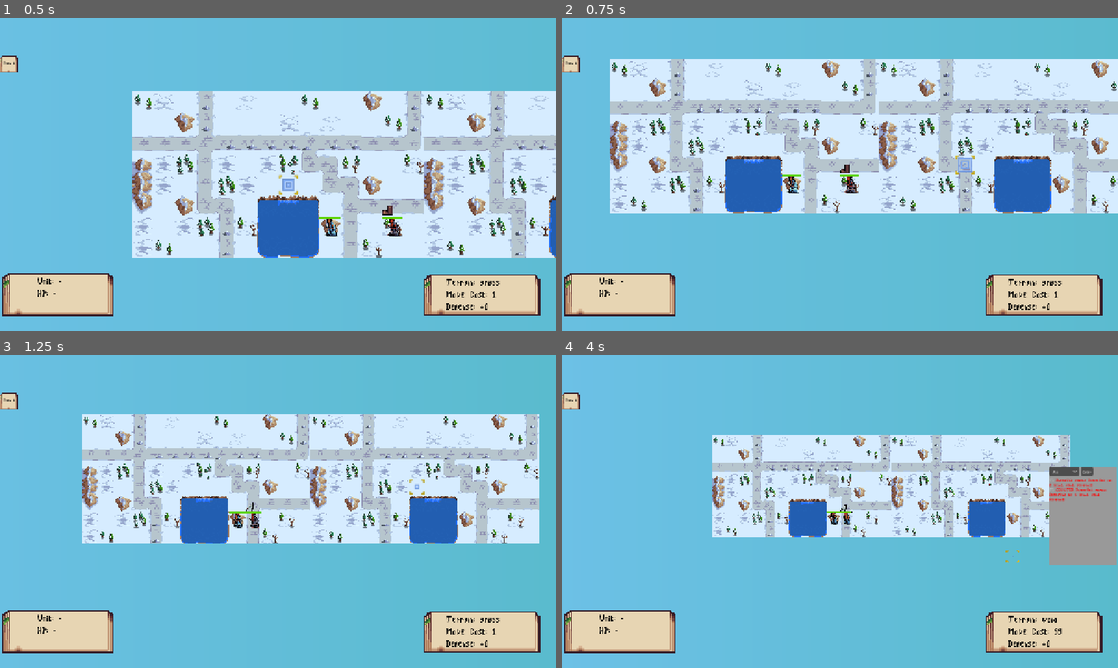
Above: before the commit, frames 1-4 (two rows, left to right).
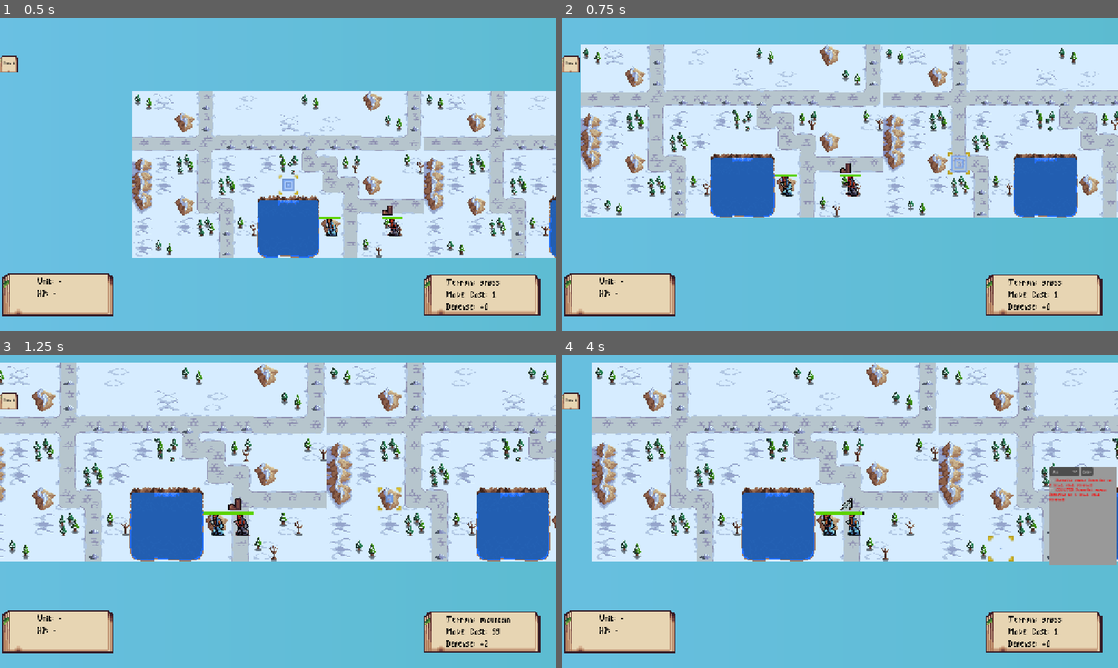
Above: after the commit, the same moments.

Repository: SpangelyWalnuts/Arcana-1.0-Demo
Game: Godot game, scene res://scenes/core/Main.tscn
The game is run twice, just before and just after one commit, with the same random seed, the same clock (stepped at 60 frames per second) and the same inputs. This scene is started directly instead of the project's main scene.
Inputs (mouse positions are in pixels of both pictures, inside the frame that each line leads up to):
- Up to frame 1 (0.5 s): no input
- Up to frame 2 (0.75 s): tap Enter at 0.5 s; move the mouse to (962, 158) at 0.52 s; hold S (camera_down) from 0.53 s (still down); click (962, 158) at 0.67 s
- Up to frame 3 (1.25 s): keep holding S (camera_down)
- Up to frame 4 (4 s): release S (camera_down) at 1.25 s; drag from (728, 527) to (812, 574) at 1.27 s; tap Space at 2 s; move the mouse to (895, 442) at 2.02 s; hold D (camera_right) 2.03-2.75 s; click (895, 442) at 2.17 s; drag from (812, 574) to (673, 464) at 2.77 s; tap Enter at 3.5 s; move the mouse to (1006, 558) at 3.52 s; hold L (toggle_combat_log) from 3.53 s (still down); click (1006, 558) at 3.67 s

Frame 1 is identical in both runs. In frame 2, 30% of the frame differs, in the area x 3-100%, y 8-64%; in frame 3, 50%, in the area x 0-100%, y 2-93%; in frame 4, 48%.

Commit message:
KO death FX: flash white then fade out before freeing
KO death FX: flash white then fade out before freeing

Screen Shake and hIt freeze on attack

Diff:
--- a/Arcana 1.0 - Revert/scenes/core/Main.tscn
+++ b/Arcana 1.0 - Revert/scenes/core/Main.tscn
@@ -163,6 +163,8 @@
 selection_ring_scene = ExtResource("2_8kqbm")
 use_procedural_map = true
 floating_text_scene = ExtResource("3_kylyq")
+hitstop_time_scale = 0.07
+hit_shake_strength = 6.0
 battle_objective = SubResource("Resource_57s6d")
 unit_scene = ExtResource("2_dau2k")
 range_tile_scene = ExtResource("3_ld2r7")
@@ -673,7 +675,7 @@
 grid = NodePath("../Grid")
 units_root = NodePath("../Units")
 enemy_unit_scene = ExtResource("2_dau2k")
-enemies_per_floor = 1
+enemies_per_floor = 4
 offense_classes = [ExtResource("46_leefl"), ExtResource("45_gnjag")]
 defense_classes = [ExtResource("48_kylyq"), ExtResource("47_8kqbm")]
 support_classes = [ExtResource("51_oh68v"), ExtResource("52_bwyab"), ExtResource("49_0l231")]
--- a/Arcana 1.0 - Revert/scenes/units/Unit.tscn
+++ b/Arcana 1.0 - Revert/scenes/units/Unit.tscn
@@ -21,6 +21,8 @@
 centered = false
 
 [node name="StatusIcons" type="HBoxContainer" parent="."]
+texture_filter = 1
+texture_repeat = 1
 offset_left = 1.0
 offset_top = 26.0
 offset_right = 31.0
--- a/Arcana 1.0 - Revert/scripts/core/Main.gd
+++ b/Arcana 1.0 - Revert/scripts/core/Main.gd
@@ -9,6 +9,7 @@
 var pending_skill = null
 var _current_skill: Skill = null
 var _initial_player_unit_count: int = 0
+var _hitstop_in_progress: bool = false
 
 # --- Run statistics for summary panel ---
 var run_turns: int = 1              # Turn count (starts at player phase 1)
@@ -60,6 +61,10 @@
 @onready var enemy_spawner: EnemySpawnManager = $EnemySpawnManager
 
 @export var floating_text_scene: PackedScene
+@export var hitstop_duration: float = 0.06
+@export var hitstop_time_scale: float = 0.05
+@export var hit_shake_strength: float = 8.0
+@export var hit_shake_duration: float = 0.12
 
 @export var enemy_think_delay: float = 0.30
 @export var enemy_between_enemies_delay: float = 0.18
@@ -92,6 +97,9 @@
 	skill_menu.skill_selected.connect(_on_skill_menu_selected)
 	skill_menu.skill_selected.connect(_on_skill_menu_skill_selected)
 	_update_turn_label()
+
+	if combat_manager != null and combat_manager.has_signal("unit_attacked"):
+		combat_manager.unit_attacked.connect(_on_unit_attacked_feedback)
 
 		# --- Selection ring setup ---
 	if selection_ring_scene != null:
@@ -1034,7 +1042,7 @@
 		if enemy_ai != null:
 			# Soft focus camera on the acting enemy (if the camera supports it)
 			if camera != null and camera.has_method("soft_focus_unit"):
-				camera.soft_focus_unit(enemy, 0.92, 0.18)
+				camera.soft_focus_unit(enemy, 1.78, 0.18)
 			# small "thinking" pause before this enemy acts
 			await get_tree().create_timer(enemy_think_delay).timeout
 			# ✅ SEQUENTIAL: wait for this enemy's move/attack/cast to finish
@@ -1042,7 +1050,7 @@
 			# readability pause between enemies
 			await get_tree().create_timer(enemy_between_enemies_delay).timeout
 		# small readability pause between enemies (tweak to taste)
-		await get_tree().create_timer(0.15).timeout
+		await get_tree().create_timer(0.30).timeout
 
 	print("Enemy phase done, back to player.")
 	# Give control back to player camera (if supported)
@@ -1955,3 +1963,37 @@
 	# Godot 4: use is_connected(signal_name, callable)
 	if not unit.is_connected("died", cb):
 		unit.connect("died", cb)
+
+# HIt stop HANDLER
+func _on_unit_attacked_feedback(attacker, defender, damage: int, is_counter: bool) -> void:
+	if battle_finished:
+		return
+	if damage <= 0:
+		return
+
+	# Camera shake (non-invasive)
+	if camera != null and camera.has_method("shake"):
+		camera.shake(hit_shake_strength, hit_shake_duration)
+
+	# Hit-stop (brief freeze)
+	_do_hitstop(hitstop_duration, hitstop_time_scale)
+
+func _do_hitstop(duration: float, scale: float) -> void:
+	if _hitstop_in_progress:
+		return
+	_hitstop_in_progress = true
+	_hitstop_async(duration, scale)
+
+func _hitstop_async(duration: float, scale: float) -> void:
+	# Run async without blocking callers
+	await _hitstop_coroutine(duration, scale)
+
+func _hitstop_coroutine(duration: float, scale: float) -> void:
+	var prev := Engine.time_scale
+	Engine.time_scale = scale
+
+	# ✅ ignore_time_scale=true so this timer still counts down while frozen
+	await get_tree().create_timer(duration, false, false, true).timeout
+
+	Engine.time_scale = prev
+	_hitstop_in_progress = false
--- a/Arcana 1.0 - Revert/scripts/core/camera_controller.gd
+++ b/Arcana 1.0 - Revert/scripts/core/camera_controller.gd
@@ -10,6 +10,10 @@
 var _cam_tween: Tween
 var _default_zoom: Vector2
 var _controls_locked: bool = false
+var _shake_time_left: float = 0.0
+var _shake_duration: float = 0.0
+var _shake_strength: float = 0.0
+var _shake_rng := RandomNumberGenerator.new()
 
 
 func _ready() -> void:
@@ -74,6 +78,16 @@
 		_clamp_camera()
 
 
+	# ✅ Shake applies regardless of lock state (uses offset so it won't fight soft focus)
+	if _shake_time_left > 0.0:
+		_shake_time_left -= delta
+		offset = Vector2(
+			_shake_rng.randf_range(-_shake_strength, _shake_strength),
+			_shake_rng.randf_range(-_shake_strength, _shake_strength)
+		)
+	else:
+		offset = Vector2.ZERO
+
 func _unhandled_input(event: InputEvent) -> void:
 	if event is InputEventMouseButton and event.pressed:
 		var mb: InputEventMouseButton = event as InputEventMouseButton
@@ -124,7 +138,8 @@
 		.set_trans(Tween.TRANS_SINE)\
 		.set_ease(Tween.EASE_IN_OUT)
 
-func soft_focus_unit(unit: Node, zoom_in: float = 0.92, duration: float = 0.18) -> void:
+#ADJUST ENEMY TURN CAMERA SOFT FOCUS SYNC WITH PATCH IN MAIN
+func soft_focus_unit(unit: Node, zoom_in: float = 1.78, duration: float = 0.18) -> void:
 	if unit == null or not is_instance_valid(unit):
 		return
 	if unit is Node2D:
@@ -141,3 +156,11 @@
 
 	# unlock after the tween completes
 	_cam_tween.finished.connect(func(): _controls_locked = false)
+
+#CAMERA SHAKE
+func shake(strength: float = 8.0, duration: float = 0.12) -> void:
+	_shake_strength = max(strength, 0.0)
+	_shake_duration = max(duration, 0.0)
+	_shake_time_left = _shake_duration
+	if _shake_rng.seed == 0:
+		_shake_rng.randomize()
--- a/Arcana 1.0 - Revert/scripts/units/unit.gd
+++ b/Arcana 1.0 - Revert/scripts/units/unit.gd
@@ -12,6 +12,7 @@
 @export var unit_class: UnitClass
 @export var is_active: bool = true
 
+var _is_dying: bool = false
 var grid_position: Vector2i
 var move_range: int = 4
 var active_statuses: Array = []  # list of Dictionaries for now
@@ -202,18 +203,47 @@
 signal died
 
 func die() -> void:
+	if _is_dying:
+		return
+	_is_dying = true
+
 	print(name, " has been defeated.")
 
 	# Notify listeners (Main.gd, etc.)
 	died.emit()
 
-	# Make sure we are no longer in unit groups
+	# Make sure we are no longer in unit groups (important for victory checks)
 	if team == "enemy":
 		remove_from_group("enemy_units")
 	elif team == "player":
 		remove_from_group("player_units")
 
-	# Finally destroy the node
+	# Prevent further interactions
+	set_process(false)
+	set_physics_process(false)
+	has_acted = true
+
+	# Play KO effect without blocking callers
+	_death_fx_sequence()
+
+func _death_fx_sequence() -> void:
+	# If we don't have a sprite, just vanish quickly
+	if sprite == null or not is_instance_valid(sprite):
+		queue_free()
+		return
+
+	var original: Color = sprite.modulate
+
+	# Flash white (bright) then fade out
+	var tween := create_tween()
+	tween.tween_property(sprite, "modulate", Color(2, 2, 2, 1), 0.05)\
+		.set_trans(Tween.TRANS_SINE).set_ease(Tween.EASE_OUT)
+	tween.tween_property(sprite, "modulate", original, 0.05)\
+		.set_trans(Tween.TRANS_SINE).set_ease(Tween.EASE_IN)
+	tween.tween_property(self, "modulate", Color(1, 1, 1, 0), 0.15)\
+		.set_trans(Tween.TRANS_SINE).set_ease(Tween.EASE_IN)
+
+	await tween.finished
 	queue_free()
 
 
